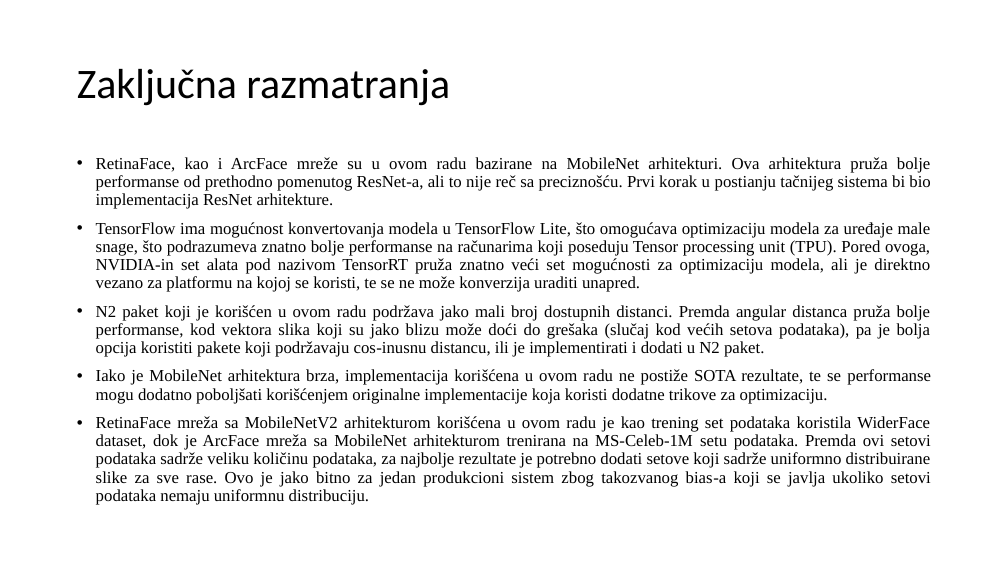
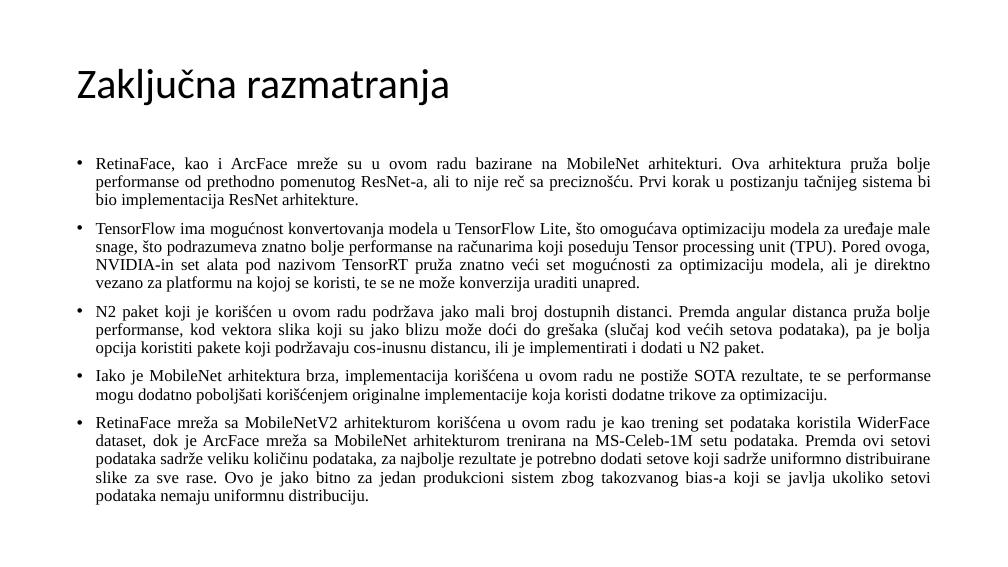
Before and after one commit to DavorJordacevic/FaceRecognitionThesis, a slide deck: slide 39 of Upotreba Metoda Dubokog Ucenja U Sintezi Sistema Za Prepoznavanje Lica.pptx. Drawn at 1008x567 pixels with LibreOffice and Linux fonts; fonts in the diff are those of the drawing. Boxes give left, top, right and bottom in pixels: in the first picture for what was removed or moved away, otherwise in the second. Text is boxed around its words. In the diff, an @@ line names an element or a change of style, - is before the commit and + after.

```diff
--- a/Upotreba Metoda Dubokog Ucenja U Sintezi Sistema Za Prepoznavanje Lica.pptx
+++ b/Upotreba Metoda Dubokog Ucenja U Sintezi Sistema Za Prepoznavanje Lica.pptx
@@ text at bbox=[96, 157, 931, 209]: text changed @@
-• RetinaFace, kao i ArcFace mreže su u ovom radu bazirane na MobileNet arhitekturi. Ova arhitektura pruža bolje performanse od prethodno pomenutog ResNet-a, ali to nije reč sa preciznošću. Prvi korak u postianju tačnijeg sistema bi bio implementacija ResNet arhitekture.
+• RetinaFace, kao i ArcFace mreže su u ovom radu bazirane na MobileNet arhitekturi. Ova arhitektura pruža bolje performanse od prethodno pomenutog ResNet-a, ali to nije reč sa preciznošću. Prvi korak u postizanju tačnijeg sistema bi bio implementacija ResNet arhitekture.
```
Also in this commit, not shown: 8 other slides changed, 1 slide added.
